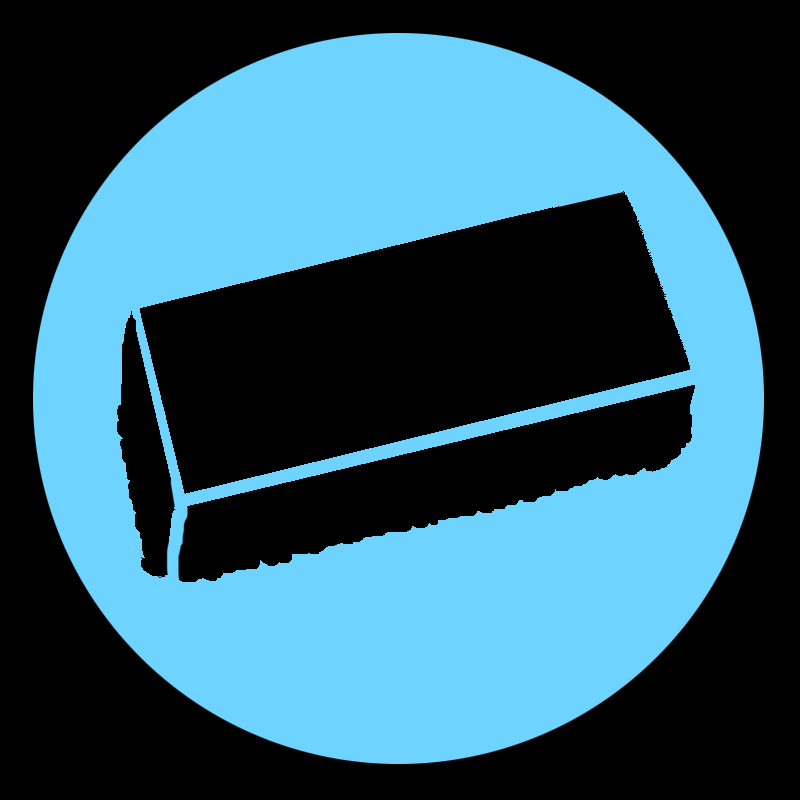
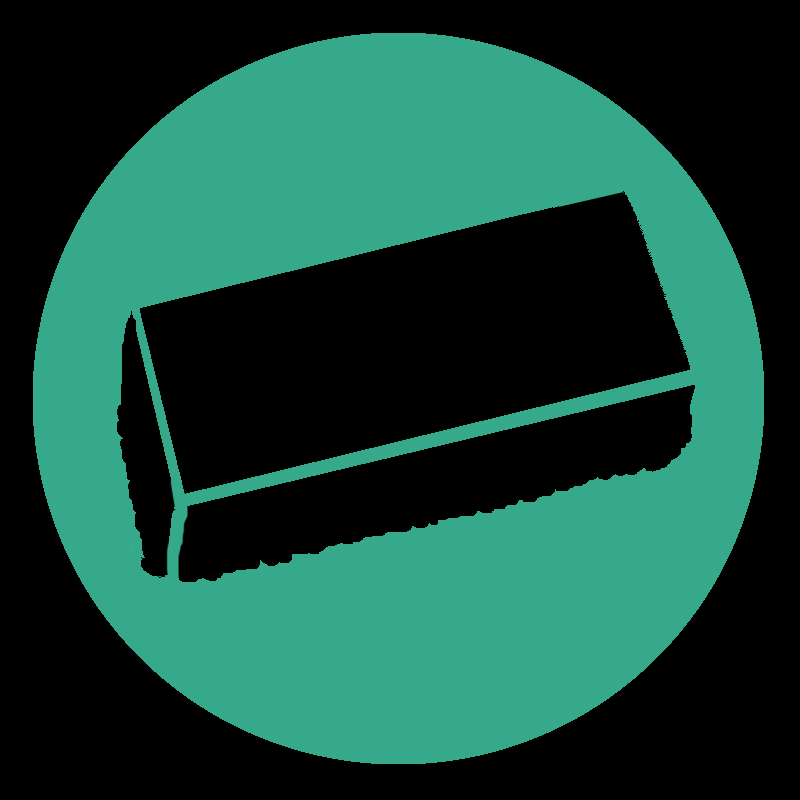
The second (800, 800) image is a revision of the first. Changes to its layers:
painted on "Layer 5" over [33, 33, 764, 764]
